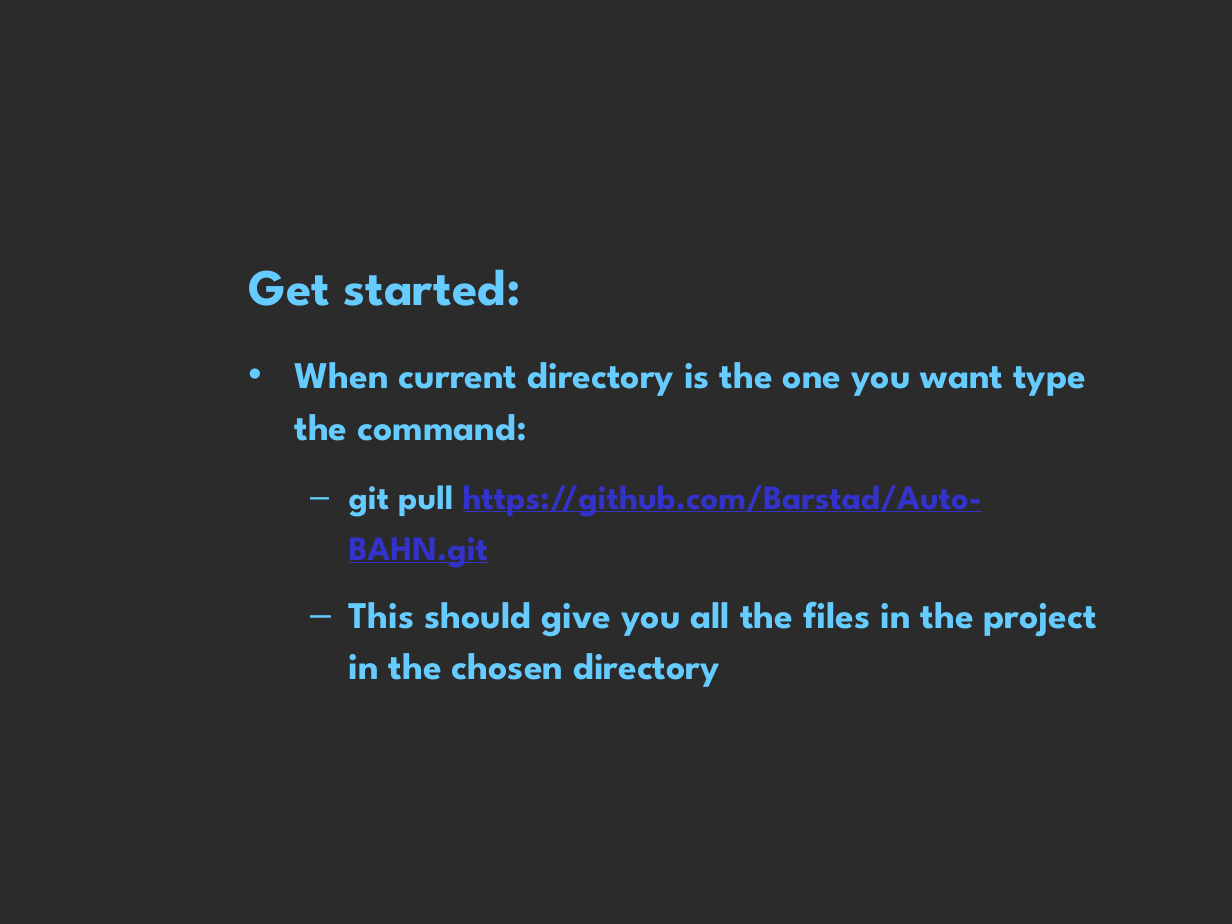
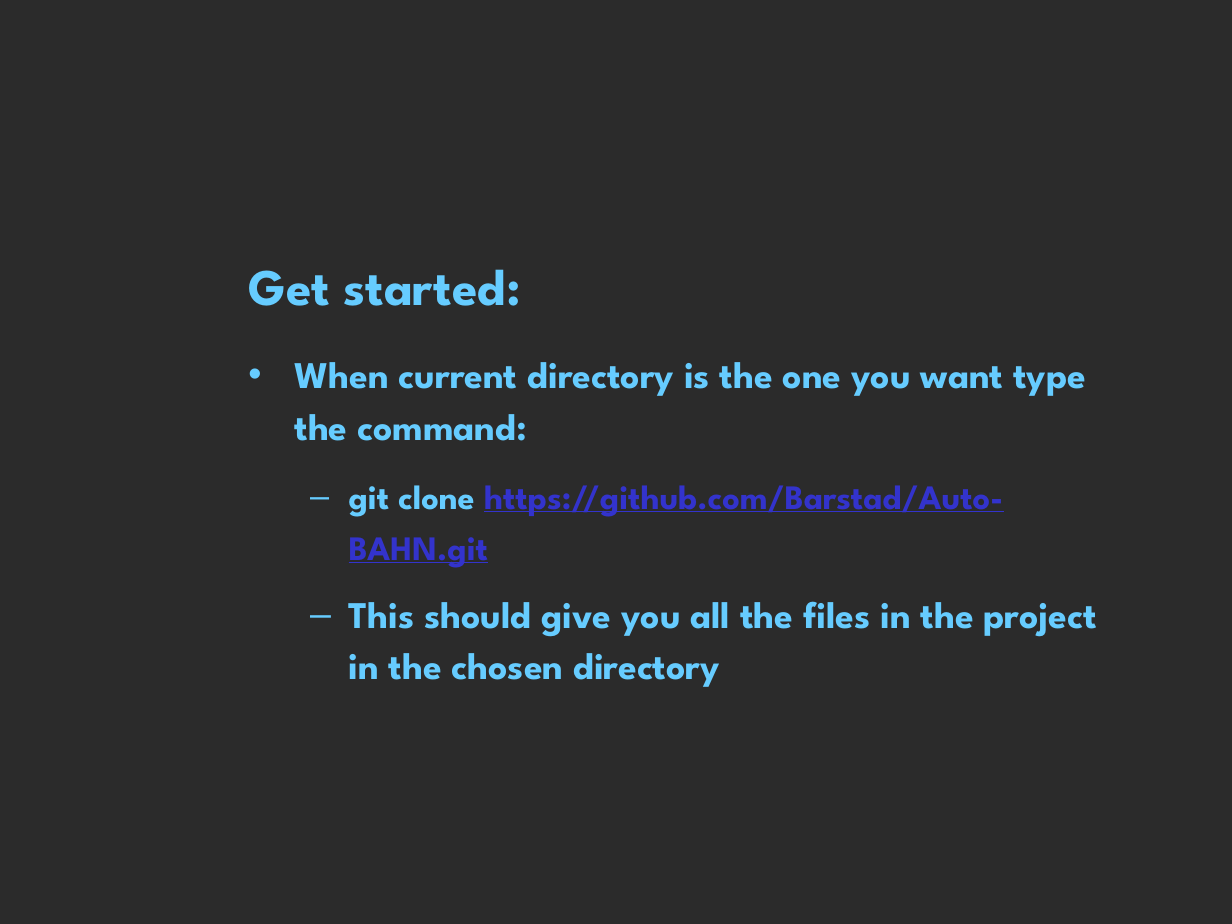
Before and after one commit to Barstad/Auto-BAHN, a slide deck: slide 4 of git_intro.pptx. Drawn at 1232x924 pixels with LibreOffice and Linux fonts; fonts in the diff are those of the drawing; background and template pictures are left out; a plain dark background stands for a picture behind light text. Boxes give left, top, right and bottom in pixels: in the first picture for what was removed or moved away, otherwise in the second. Text is boxed around its words. In the diff, an @@ line names an element or a change of style, - is before the commit and + after.

Commit message:
Changed error in git_intro

```diff
--- a/git_intro.pptx
+++ b/git_intro.pptx
@@ text at bbox=[349, 485, 1003, 568]: text changed @@
-  – git pull https://github.com/Barstad/Auto-BAHN.git
+  – git clone https://github.com/Barstad/Auto-BAHN.git
```
